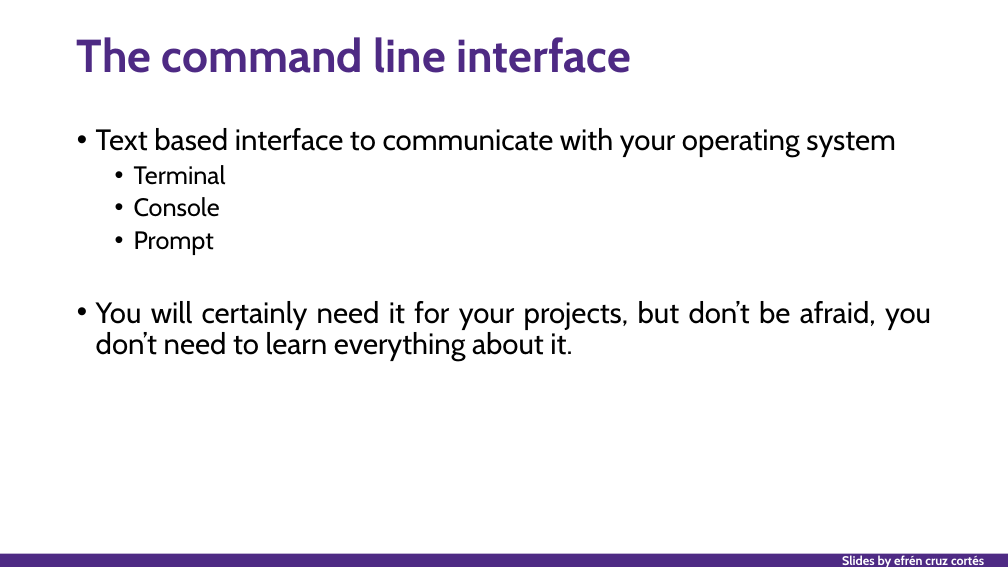
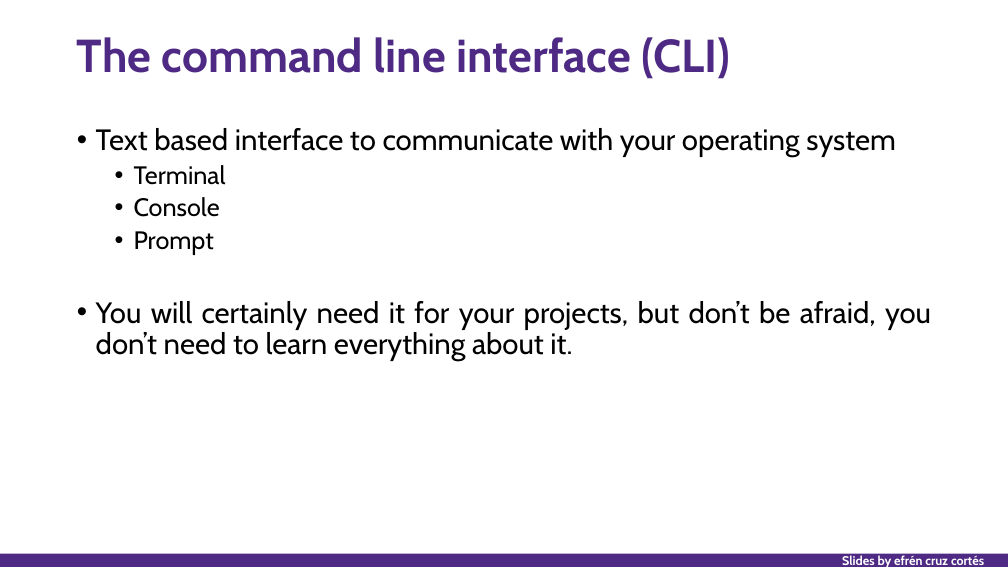
Before and after one commit to nuitrcs/researchers_guide_to_code_organization, a slide deck: slide 68 of researchers_guide_to_code_organization_day_1.pptx. Drawn at 1008x567 pixels with LibreOffice and Linux fonts; fonts in the diff are those of the drawing. Boxes give left, top, right and bottom in pixels: in the first picture for what was removed or moved away, otherwise in the second. Text is boxed around its words. In the diff, an @@ line names an element or a change of style, - is before the commit and + after.

```diff
--- a/researchers_guide_to_code_organization_day_1.pptx
+++ b/researchers_guide_to_code_organization_day_1.pptx
@@ title at (x1=77, y1=37, x2=730, y2=79): text changed @@
-The command line interface
+The command line interface (CLI)
```
Also in this commit, not shown: 13 other slides changed, 5 slides added, 7 other files.
